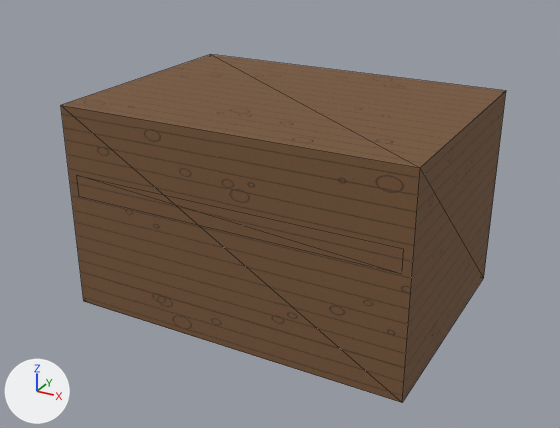
The OBJ model Assets/ProjectOEN/ProductionArt/Meshes/props_tools/pr-020_shared_carry_heavy_box__idle.obj as it was, and as the next commit left it.
Camera for both pictures: a 50 mm camera at (1.224, -2.3, 1.455) aimed at (-0.014, -0.05, 0.33). Lighting does not change. The marker at lower left points along +X, +Y and +Z. The picture after the commit comes second. Mesh edges are drawn as thin lines. Where no turn or scale is listed for an object, it has been applied to the vertices. Vertices at exactly the same position are counted once.

In view in the first picture: 'pr-020_shared_carry_heavy_box__idle'.
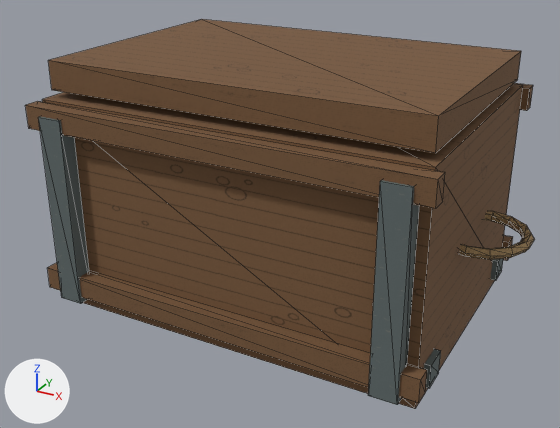
What changed in the scene script:
```text
Add img_rope_albedo_png:
    img_rope_albedo_png = load_image('rope_albedo.png', '../../Materials/Textures/rope_albedo.png', 512, 512, 'sRGB')
Add mat_rope:
    mat_rope = principled_material('Rope')
    mat_rope.texture = img_rope_albedo_png
    mat_rope.roughness = 0.89
Change me_pr_020_shared_carry_heavy_box__idle:
    used by ob_pr_020_shared_carry_heavy_box__idle; location = (0.0, 0.0, 0.0)
    remove me_pr_020_shared_carry_heavy_box__idle.from_pydata(...)  # 24 vertices, 36 faces; spans x -0.625..0.625, y -0.45..0.45, z 0.0..0.75
    add me_pr_020_shared_carry_heavy_box__idle.from_pydata(...)  # 252 vertices, 448 faces; spans x -0.859..0.859, y -0.54..0.573, z 0.016..0.895
    me_pr_020_shared_carry_heavy_box__idle part 1: a new loose piece, a box spanning x -0.675..0.675, y -0.48..0.48, z 0.016..0.771, in mat_wood (picture img_wood_albedo_png)
    me_pr_020_shared_carry_heavy_box__idle part 2: a new loose piece, a box spanning x -0.7..0.7, y 0.477..0.533, z 0.08..0.16, in mat_wood (picture img_wood_albedo_png)
    me_pr_020_shared_carry_heavy_box__idle part 3: a new loose piece, a box spanning x -0.7..0.7, y -0.533..-0.477, z 0.08..0.16, in mat_wood (picture img_wood_albedo_png)
    me_pr_020_shared_carry_heavy_box__idle part 4: a new loose piece, a box spanning x -0.7..0.7, y 0.478..0.533, z 0.68..0.76, in mat_wood (picture img_wood_albedo_png)
    me_pr_020_shared_carry_heavy_box__idle part 5: a new loose piece, a box spanning x -0.7..0.7, y -0.532..-0.477, z 0.68..0.76, in mat_wood (picture img_wood_albedo_png)
    me_pr_020_shared_carry_heavy_box__idle part 6: a new loose piece, a box spanning x -0.64..-0.55, y -0.54..-0.48, z 0.057..0.73, in mat_metal (picture img_metal_albedo_png)
    me_pr_020_shared_carry_heavy_box__idle part 7: a new loose piece, a box spanning x 0.55..0.64, y -0.54..-0.48, z 0.057..0.73, in mat_metal (picture img_metal_albedo_png)
    me_pr_020_shared_carry_heavy_box__idle part 8: a new loose piece, a box spanning x -0.661..0.661, y -0.446..0.446, z 0.795..0.895, in mat_wood (picture img_wood_albedo_png)
    me_pr_020_shared_carry_heavy_box__idle part 9: a new loose piece, a box spanning x -0.695..0.695, y 0.335..0.425, z 0.06..0.14, in mat_metal (picture img_metal_albedo_png)
    me_pr_020_shared_carry_heavy_box__idle part 10: a new loose piece, a box spanning x -0.695..0.695, y -0.425..-0.335, z 0.06..0.14, in mat_metal (picture img_metal_albedo_png)
    me_pr_020_shared_carry_heavy_box__idle part 11: a new loose piece of 70 vertices spanning x 0.531..0.859, y -0.168..0.168, z 0.376..0.411, in mat_rope (picture img_rope_albedo_png)
    me_pr_020_shared_carry_heavy_box__idle part 12
    8 vertices are removed from x -0.625..0.625, y -0.45..0.45, z 0.0..0.75
    12 faces are deleted
    8 vertices are added at x -0.524..0.524, y 0.522..0.528, z 0.04..0.748
    8 new vertices lie (0.0, 0.045, 0.0) away from vertices in x -0.524..0.524, y 0.522..0.528, z 0.04..0.748
    24 new faces join them, mat_wood (picture img_wood_albedo_png)
    other edits to the shape of me_pr_020_shared_carry_heavy_box__idle do not show in these pictures
    add me_pr_020_shared_carry_heavy_box__idle.materials.append(mat_rope)  # picture img_rope_albedo_png
```

What differs and where, as boxes [x1, y1, x2, y2] in the pictures (560 x 428 px):
'pr-020_shared_carry_heavy_box__idle', reshaped (14% wider, 12% taller)
    before: [61, 54, 506, 403]
    after: [25, 19, 534, 409]
part 1 of me_pr_020_shared_carry_heavy_box__idle, added (brown)
    after: [42, 84, 523, 409]
part 2 of me_pr_020_shared_carry_heavy_box__idle, added
    after: [502, 235, 513, 261]
part 3 of me_pr_020_shared_carry_heavy_box__idle, added (brown)
    after: [47, 263, 427, 403]
part 4 of me_pr_020_shared_carry_heavy_box__idle, added
    after: [513, 83, 533, 111]
part 5 of me_pr_020_shared_carry_heavy_box__idle, added (brown)
    after: [25, 101, 445, 209]
part 6 of me_pr_020_shared_carry_heavy_box__idle, added
    after: [38, 117, 89, 304]
part 7 of me_pr_020_shared_carry_heavy_box__idle, added
    after: [368, 180, 419, 405]
part 8 of me_pr_020_shared_carry_heavy_box__idle, added (brown)
    after: [48, 19, 521, 153]
part 9 of me_pr_020_shared_carry_heavy_box__idle, added
    after: [490, 259, 503, 281]
part 10 of me_pr_020_shared_carry_heavy_box__idle, added
    after: [424, 349, 441, 389]
part 11 of me_pr_020_shared_carry_heavy_box__idle, added (brown)
    after: [459, 211, 534, 260]
part 12 of me_pr_020_shared_carry_heavy_box__idle, built on (brown)
    before: [61, 54, 506, 403]
